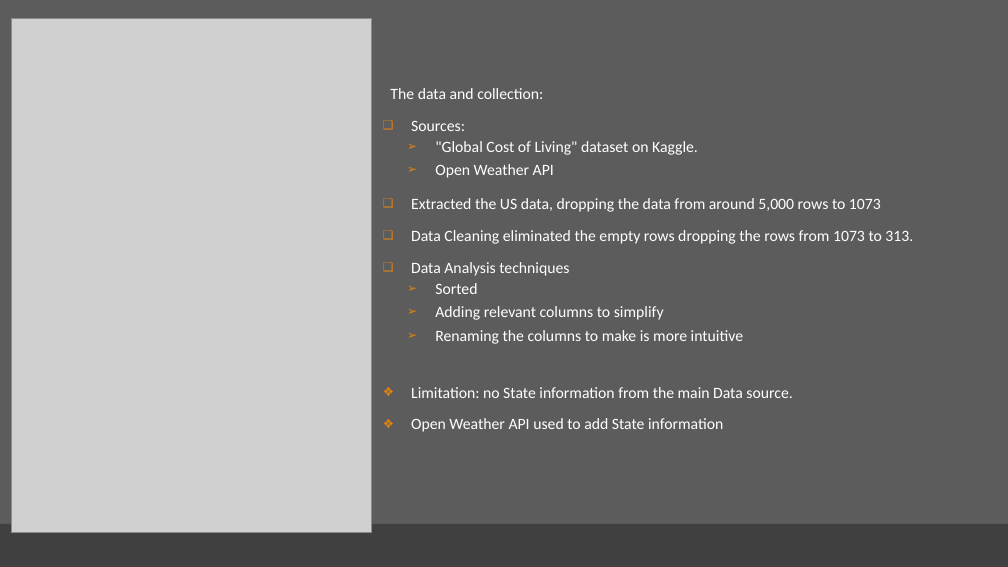
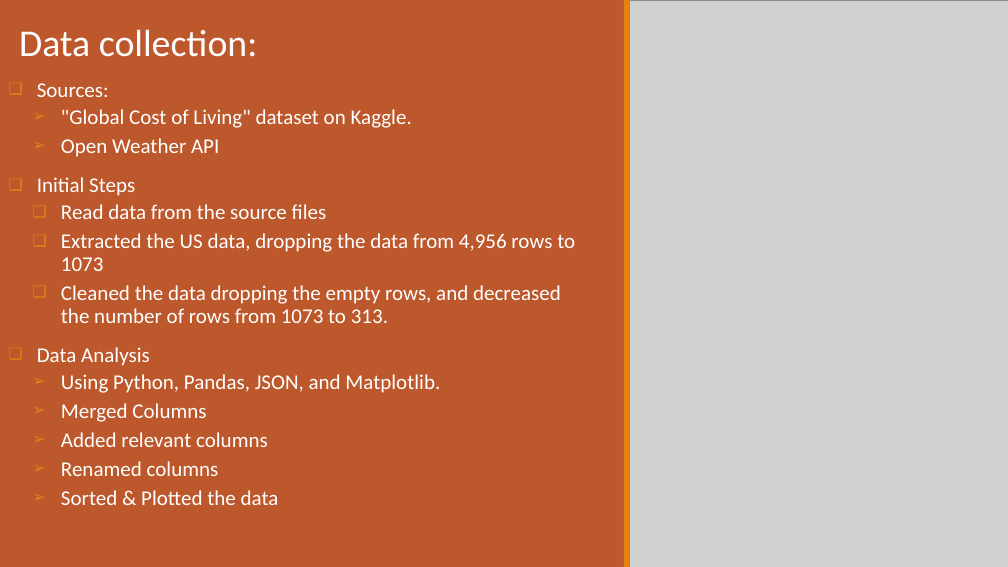
Before and after one commit to TsebaotK/Cost-of-Living, a slide deck: slide 3 of Project1-Presentation.pptx (slide 4 before the commit). Drawn at 1008x567 pixels with LibreOffice and Linux fonts; fonts in the diff are those of the drawing; grey boxes stand for pictures. Boxes give left, top, right and bottom in pixels: in the first picture for what was removed or moved away, otherwise in the second. Text is boxed around its words. In the diff, an @@ line names an element or a change of style, - is before the commit and + after.

```diff
--- a/Project1-Presentation.pptx
+++ b/Project1-Presentation.pptx
@@ background #5C5C5C to #FFFFFF @@
@@ rectangle resized from (x1=0, y1=0, x2=1008, y2=567) to (x1=0, y1=0, x2=624, y2=567) @@
@@ rectangle at (x1=0, y1=0, x2=624, y2=567): fill #5C5C5C to #BD582C @@
@@ text "Data collection:" moved from (x1=390, y1=88, x2=913, y2=432) to (x1=19, y1=29, x2=575, y2=505) @@
@@ text "Data collection:" at (x1=19, y1=29, x2=575, y2=505): vertical alignment middle to top @@
@@ text at (x1=19, y1=29, x2=258, y2=57): text changed; size 15 to 36 pt @@
-  The data and collection:
+  Data collection:
@@ rectangle added at (x1=624, y1=0, x2=629, y2=567), fill #E48312 @@
@@ picture resized from (x1=11, y1=19, x2=371, y2=533) to (x1=629, y1=0, x2=1008, y2=567) @@
@@ text at (x1=37, y1=83, x2=412, y2=157): size 15 to 20 pt in "Sources:", ""Global Cost of Living" dataset on Kaggle.", "Open Weather API" @@
@@ line added from (99, 144) to (923, 144), #808080 0.5 pt @@
@@ text at (x1=37, y1=177, x2=575, y2=505): text changed; size 15 to 20 pt @@
-❑ Extracted the US data, dropping the data from around 5,000 rows to 1073
-❑ Data Cleaning eliminated the empty rows dropping the rows from 1073 to 313.
-❑ Data Analysis techniques
-  ➢ Sorted
-  ➢ Adding relevant columns to simplify
-  ➢ Renaming the columns to make is more intuitive
-❖ Limitation: no State information from the main Data source.
-❖ Open Weather API used to add State information
+❑ Initial Steps
+  ❑ Read data from the source files
+  ❑ Extracted the US data, dropping the data from 4,956 rows to 1073
+  ❑ Cleaned the data dropping the empty rows, and decreased the number of rows from 1073 to 313.
+❑ Data Analysis
+  ➢ Using Python, Pandas, JSON, and Matplotlib.
+  ➢ Merged Columns
+  ➢ Added relevant columns
+  ➢ Renamed columns
+  ➢ Sorted & Plotted the data
@@ rectangle removed at (x1=0, y1=524, x2=1008, y2=567) @@
```
Also in this commit, not shown: 5 other slides changed, 2 slides added, 3 slides removed.
